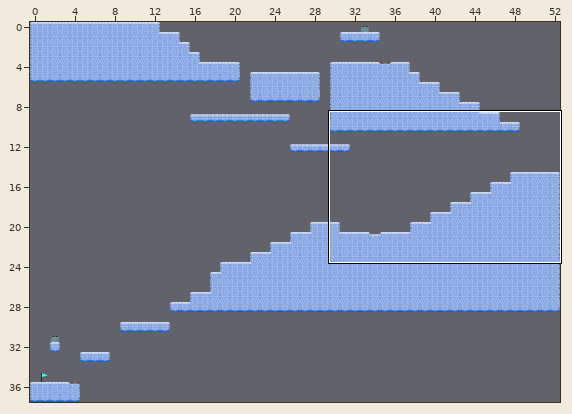
A Tiled map gets an edit: assets/maps/level_1.tmx. The first picture is a wide view before the edit; the outline marks the close-up.
Close-up. Earlier state:
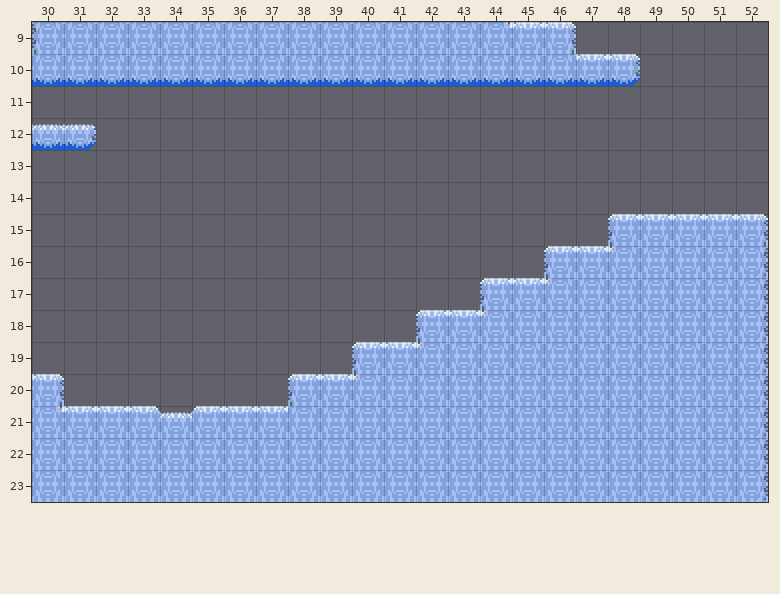
Cells are 128x128 px. Shown: x 30..52, y 9..23.
New version:
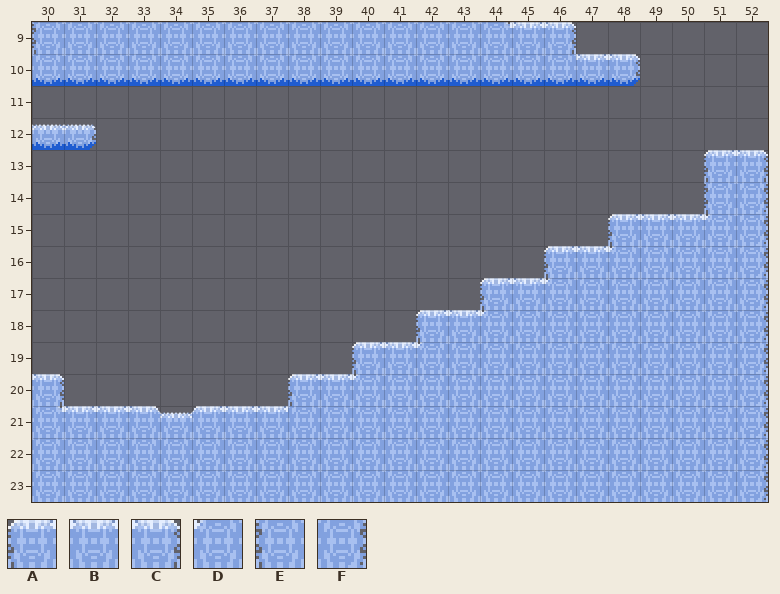
Key: from "ice_with_water_tileset": A 0, B 1, C 2, D 5, E 8, F 10.
_ is an empty cell.
Message: make level 1 a little less confusing
The edit:
Layer "wall_contact":
The edit adds tile A in row 13 at x 51.
The edit adds tile C in row 13 at x 52.
Tile B gives way to tile D in row 15 at x 51.
The edit adds tile E in row 14 at x 51.
Tile C gives way to tile F in row 15 at x 52.
The edit adds tile F in row 14 at x 52.
Pixel boxes of the changes (left, top, right, bottom) in both close-ups:
changed: (704, 150, 768, 246)
